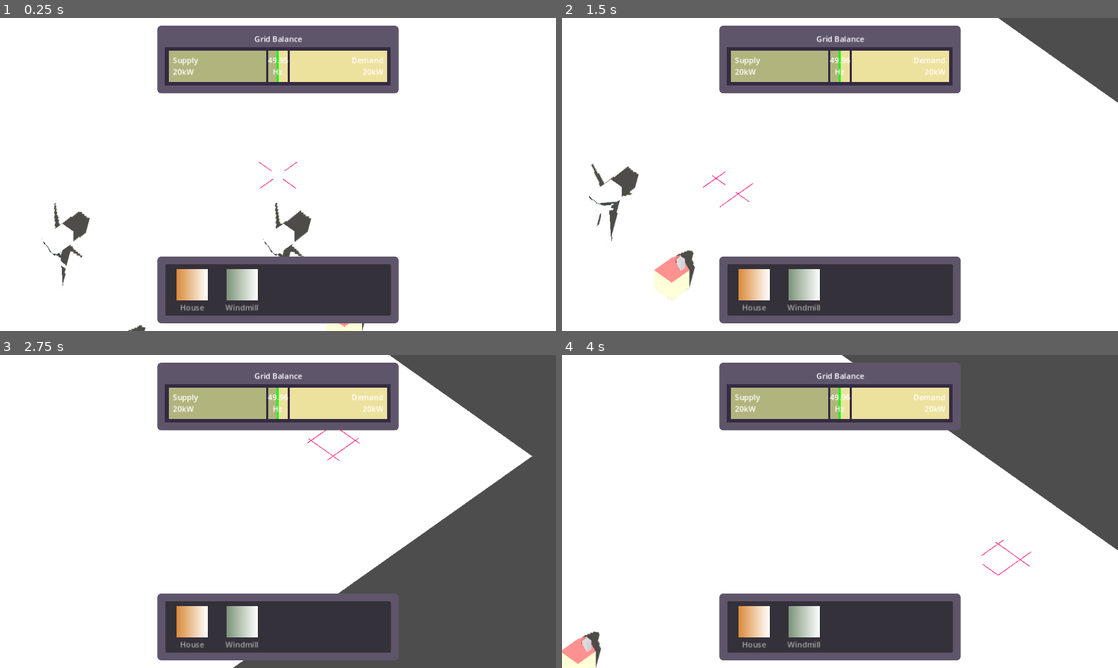
Above: before the commit, frames 1-4 (two rows, left to right).
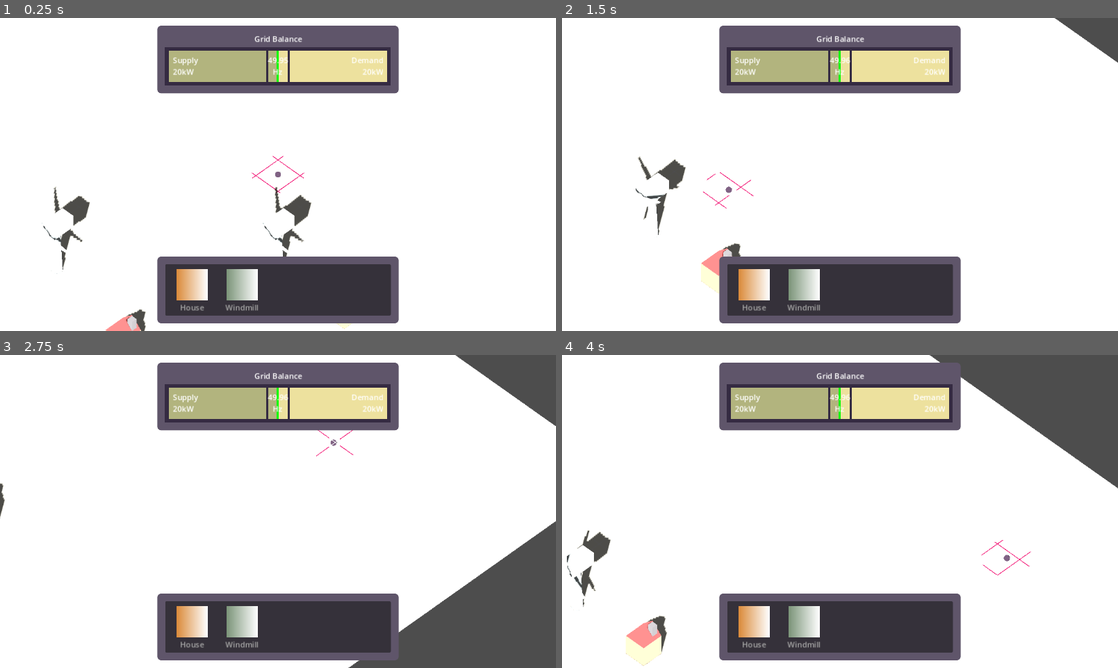
Above: after the commit, the same moments.

Repository: Vandebron/vandebron_game
Game: Godot game, scene res://world/main.tscn
Same seed, same stepped clock (60 frames per second), same inputs: the game is played once before the commit and once after it.
Inputs (mouse positions are in pixels of both pictures, inside the frame that each line leads up to):
- Up to frame 1 (0.25 s): no input
- Up to frame 2 (1.5 s): move the mouse to (962, 158) at 0.52 s; hold D (move_right) 0.53-1.28 s; click (962, 158) at 0.6 s; move the mouse to (728, 190) at 1.27 s; hold S (move_down) from 1.28 s (still down); click (728, 190) at 1.35 s
- Up to frame 3 (2.75 s): move the mouse to (333, 442) at 2.02 s; release S (move_down) at 2.03 s; hold D (move_right) from 2.03 s (still down); click (333, 442) at 2.1 s
- Up to frame 4 (4 s): move the mouse to (812, 574) at 2.77 s; release D (move_right) at 2.78 s; hold W (move_up) 2.78-3.53 s; click (812, 574) at 2.85 s; move the mouse to (1006, 558) at 3.52 s; hold A (move_left) from 3.53 s (still down); click (1006, 558) at 3.6 s

The runs differ from the first frame. In frame 1, 2.1% of the frame differs, in the area x 7-66%, y 44-100%; in frame 2, 4.6%; in frame 3, 12%, in the area x 0-100%, y 0-100%; in frame 4, 8.1%.

Commit message:
Add basic joypad support; fix grid align; snap cam

Diff:
--- a/library/camera_anchor.gd
+++ b/library/camera_anchor.gd
@@ -1,6 +1,7 @@
 extends Node3D
 
-@export var camera_speed: float = 10.0
+@export var pan_speed: float = 8.0
+@export var snap_speed: float = 5.0
 
 @onready var camera: Camera3D = %Camera3D
 
@@ -9,7 +10,13 @@
 	var input_raw: Vector2 = Input.get_vector("move_left", "move_right", "move_up", "move_down")
 	var input := Vector3(input_raw.x, 0.0, input_raw.y)
 
+	# As soon as we stop giving camera input, snap to the nearest grid cell
+	if input.is_zero_approx():
+		var snapped_pos: Vector3 = snapped(global_position, Constants.GRID_CELL_SIZE)
+		global_position = lerp(global_position, snapped_pos, delta * snap_speed)
+		return
+
 	global_transform = global_transform\
 		.rotated(Vector3.UP, -camera.global_rotation.y)\
-		.translated(input * delta * camera_speed)\
+		.translated(input * delta * pan_speed)\
 		.rotated(Vector3.UP, camera.global_rotation.y)
--- a/library/constants.gd
+++ b/library/constants.gd
@@ -3,3 +3,4 @@
 
 const GROUP_PRODUCER: String = "producer"
 const GROUP_CONSUMER: String = "consumer"
+const GRID_CELL_SIZE := Vector3(1.0, 1.0, 1.0)
--- a/library/input/input_util.gd
+++ b/library/input/input_util.gd
@@ -1,10 +1,23 @@
 extends Node
 
+enum DeviceType {MOUSE_KEYBOARD, CONTROLLER}
+
+var _device_type: DeviceType # TODO: Detect input device
 var _mouse_physics_layer: int
 
 
 func _ready() -> void:
 	_mouse_physics_layer = Utils.get_physics_layer("mouse")
+
+	#_device_type = DeviceType.CONTROLLER # Turn on to debug non-pc input
+
+
+func get_pointer_world_position(physics_space_state: PhysicsDirectSpaceState3D) -> Vector3:
+	match _device_type:
+		DeviceType.MOUSE_KEYBOARD:
+			return get_mouse_world_position(physics_space_state)
+		_:
+			return get_cursor_world_position(physics_space_state)
 
 
 func get_mouse_world_position(physics_space_state: PhysicsDirectSpaceState3D) -> Vector3:
@@ -12,7 +25,22 @@
 	var camera: Camera3D = Utils.get_camera()
 	var ray_origin: Vector3 = camera.project_ray_origin(mouse_position)
 	var ray_target: Vector3 = ray_origin + camera.project_ray_normal(mouse_position) * 2000.0
+	return _raycast_for_pointer_position(ray_origin, ray_target, physics_space_state)
 
+
+func get_cursor_world_position(physics_space_state: PhysicsDirectSpaceState3D) -> Vector3:
+	var camera: Camera3D = Utils.get_camera()
+	var ray_origin: Vector3 = camera.global_transform.origin
+	var ray_direction: Vector3 = -camera.global_transform.basis.z.normalized()
+	var ray_target: Vector3 = ray_origin + ray_direction * 1000.0
+	return _raycast_for_pointer_position(ray_origin, ray_target, physics_space_state)
+
+
+func _raycast_for_pointer_position(
+	ray_origin: Vector3,
+	ray_target: Vector3,
+	physics_space_state: PhysicsDirectSpaceState3D
+) -> Vector3:
 	var raycast_params := PhysicsRayQueryParameters3D.create(ray_origin, ray_target, _mouse_physics_layer)
 	raycast_params.collide_with_areas = true
 	raycast_params.collide_with_bodies = false
--- a/library/shader/grid.gdshader
+++ b/library/shader/grid.gdshader
@@ -7,9 +7,9 @@
 uniform vec2 offset = vec2(0.0);
 uniform float line_width = 0.1;
 uniform vec4 line_color : source_color = vec4(0.0, 0.0, 0.0, 1.0);
-uniform vec3 mouse_world_pos;
-uniform float mouse_circle_size = 1.5;
-uniform vec4 mouse_circle_color : source_color = vec4(0.0, 0.0, 0.0, 1.0);
+uniform vec3 pointer_world_pos;
+uniform float pointer_circle_size = 1.5;
+uniform vec4 pointer_circle_color : source_color = vec4(0.0, 0.0, 0.0, 1.0);
 uniform float ripple_ampl = 5.0;
 uniform float ripple_freq = 2.0;
 uniform float ripple_factor = 10.0;
@@ -28,22 +28,22 @@
 	// 1.0 if current fragment is a on line, 0.0 otherwise.
 	float is_line = step(line_ratio, pos_in_cell.x) * step(line_ratio, pos_in_cell.y);
 
-	float dist = distance(mouse_world_pos.xz, fragment_world_pos);
+	float dist = distance(pointer_world_pos.xz, fragment_world_pos);
 	float ripple = sin(dist * ripple_ampl - TIME * ripple_freq) * ripple_factor;
-	float mouse_circle_opacity = max(0.0, 1.0 - (dist / mouse_circle_size) + ripple);
+	float pointer_circle_opacity = max(0.0, 1.0 - (dist / pointer_circle_size) + ripple);
 	// TODO: These two steps should be able to be merged into one
-	mouse_circle_opacity = (1.0 - (dist / mouse_circle_size)) * mouse_circle_opacity;
-	mouse_circle_opacity = step(1.0, mouse_circle_opacity);
+	pointer_circle_opacity = (1.0 - (dist / pointer_circle_size)) * pointer_circle_opacity;
+	pointer_circle_opacity = step(1.0, pointer_circle_opacity);
 
 #ifdef LINE_CONTRAST
-	vec3 contrast = (mouse_circle_color.rgb - line_color.rgb) * 5.0;
-	ALBEDO = line_color.rgb + contrast * mouse_circle_opacity;
+	vec3 contrast = (pointer_circle_color.rgb - line_color.rgb) * 5.0;
+	ALBEDO = line_color.rgb + contrast * pointer_circle_opacity;
 #else
-	ALBEDO = mix(line_color.rgb, mouse_circle_color.rgb, mouse_circle_opacity);
+	ALBEDO = mix(line_color.rgb, pointer_circle_color.rgb, pointer_circle_opacity);
 #endif
 
 	ALPHA = (1.0 - is_line) * line_color.a;
 #ifdef RIPPLE_ON_SURFACE
-	ALPHA = mix(ALPHA, line_color.a, mouse_circle_opacity);
+	ALPHA = mix(ALPHA, line_color.a, pointer_circle_opacity);
 #endif
 }
--- a/library/ui/build_menu.gd
+++ b/library/ui/build_menu.gd
@@ -8,6 +8,7 @@
 		for building in buildings:
 			var index: int = add_item(building.display_name, building.image)
 			set_item_metadata(index, building)
+			set_item_tooltip(index, str("Build a ", building.display_name))
 
 
 func _ready() -> void:
--- a/object/builder/builder.gd
+++ b/object/builder/builder.gd
@@ -3,7 +3,6 @@
 
 signal build_done(node: Node3D, at_position: Vector3)
 
-const grid_cell_size := Vector3(1.0, 1.0, 1.0)
 var good_placement_color := Color.hex(0x8ab060ff)
 var bad_placement_color := Color.hex(0xb45252ff)
 
@@ -19,7 +18,7 @@
 var _collider: Area3D
 var _build_confirmed: bool
 var _build_position: Vector3
-var _mouse_pos: Vector3
+var _pointer_pos: Vector3
 var _hover_tween: Tween
 
 
@@ -31,10 +30,10 @@
 	if _build_confirmed:
 		return
 
-	_mouse_pos = InputUtil.get_mouse_world_position(_physics_space_state)
-	_mouse_pos = snapped(_mouse_pos, grid_cell_size)
+	_pointer_pos = InputUtil.get_pointer_world_position(_physics_space_state)
+	_pointer_pos = snapped(_pointer_pos, Constants.GRID_CELL_SIZE)
 
-	global_position = lerp(global_position, _mouse_pos, delta * 15.0)
+	global_position = lerp(global_position, _pointer_pos, delta * 15.0)
 
 	_highlight_material.albedo_color =\
 		bad_placement_color if _collider.has_overlapping_areas() else good_placement_color
@@ -45,7 +44,7 @@
 		return
 
 	_build_confirmed = true
-	_build_position = _mouse_pos
+	_build_position = _pointer_pos
 
 	_shape.hide()
 
--- a/object/terrain.gd
+++ b/object/terrain.gd
@@ -1,4 +1,7 @@
 extends MeshInstance3D
+
+# TODO: Crosshair should probably be on CameraAnchor, but I'm lazy
+@onready var crosshair: MeshInstance3D = %Crosshair
 
 var _physics_space_state: PhysicsDirectSpaceState3D
 
@@ -8,8 +11,10 @@
 func _ready() -> void:
 	_physics_space_state = get_world_3d().direct_space_state
 	grid_material = get_surface_override_material(0).next_pass as ShaderMaterial
+	grid_material.set_shader_parameter("cell_size", Constants.GRID_CELL_SIZE.x)
 
 
 func _process(_delta: float) -> void:
-	var mouse_pos: Vector3 = InputUtil.get_mouse_world_position(_physics_space_state)
-	grid_material.set_shader_parameter("mouse_world_pos", mouse_pos)
+	var pointer_pos: Vector3 = InputUtil.get_pointer_world_position(_physics_space_state)
+	grid_material.set_shader_parameter("pointer_world_pos", pointer_pos)
+	crosshair.global_position = pointer_pos
--- a/project.godot
+++ b/project.godot
@@ -53,6 +53,19 @@
 "events": [Object(InputEventKey,"resource_local_to_scene":false,"resource_name":"","device":-1,"window_id":0,"alt_pressed":false,"shift_pressed":false,"ctrl_pressed":false,"meta_pressed":false,"pressed":false,"keycode":0,"physical_keycode":83,"key_label":0,"unicode":115,"echo":false,"script":null)
 ]
 }
+build_confirm={
+"deadzone": 0.5,
+"events": [Object(InputEventMouseButton,"resource_local_to_scene":false,"resource_name":"","device":-1,"window_id":0,"alt_pressed":false,"shift_pressed":false,"ctrl_pressed":false,"meta_pressed":false,"button_mask":0,"position":Vector2(0, 0),"global_position":Vector2(0, 0),"factor":1.0,"button_index":1,"canceled":false,"pressed":false,"double_click":false,"script":null)
+, Object(InputEventJoypadButton,"resource_local_to_scene":false,"resource_name":"","device":-1,"button_index":0,"pressure":0.0,"pressed":false,"script":null)
+]
+}
+build_cancel={
+"deadzone": 0.5,
+"events": [Object(InputEventMouseButton,"resource_local_to_scene":false,"resource_name":"","device":-1,"window_id":0,"alt_pressed":false,"shift_pressed":false,"ctrl_pressed":false,"meta_pressed":false,"button_mask":0,"position":Vector2(0, 0),"global_position":Vector2(0, 0),"factor":1.0,"button_index":2,"canceled":false,"pressed":false,"double_click":false,"script":null)
+, Object(InputEventKey,"resource_local_to_scene":false,"resource_name":"","device":0,"window_id":0,"alt_pressed":false,"shift_pressed":false,"ctrl_pressed":false,"meta_pressed":false,"pressed":false,"keycode":0,"physical_keycode":4194305,"key_label":0,"unicode":0,"echo":false,"script":null)
+, Object(InputEventJoypadButton,"resource_local_to_scene":false,"resource_name":"","device":-1,"button_index":1,"pressure":0.0,"pressed":false,"script":null)
+]
+}
 
 [layer_names]
 
--- a/world/main.gd
+++ b/world/main.gd
@@ -17,11 +17,10 @@
 
 func _input(event: InputEvent) -> void:
 	if builder && is_instance_valid(builder):
-		if event is InputEventMouseButton && event.is_released():
-			if event.button_index == MOUSE_BUTTON_LEFT:
-				builder.confirm()
-			elif event.button_index == MOUSE_BUTTON_RIGHT:
-				builder.cancel()
+		if event.is_action_released("build_confirm"):
+			return builder.confirm()
+		if event.is_action_released("build_cancel"):
+			return builder.cancel()
 
 
 func _on_build_initiated(building: BuildingDef) -> void:
--- a/world/main.tscn
+++ b/world/main.tscn
@@ -27,12 +27,12 @@
 render_priority = 0
 shader = ExtResource("1_kb3f1")
 shader_parameter/cell_size = 1.0
-shader_parameter/offset = Vector2(1.5, 1.5)
+shader_parameter/offset = Vector2(0.5, 0.5)
 shader_parameter/line_width = 0.025
 shader_parameter/line_color = Color(1, 1, 1, 1)
-shader_parameter/mouse_world_pos = null
-shader_parameter/mouse_circle_size = 1.5
-shader_parameter/mouse_circle_color = Color(0.894118, 0, 0.439216, 1)
+shader_parameter/pointer_world_pos = null
+shader_parameter/pointer_circle_size = 1.5
+shader_parameter/pointer_circle_color = Color(0.894118, 0, 0.439216, 1)
 shader_parameter/ripple_ampl = 5.0
 shader_parameter/ripple_freq = 5.0
 shader_parameter/ripple_factor = 10.0
@@ -44,6 +44,21 @@
 albedo_color = Color(1, 0.992157, 0.94902, 1)
 roughness = 0.0
 
+[sub_resource type="SphereMesh" id="SphereMesh_8cux0"]
+radius = 0.1
+height = 0.2
+radial_segments = 16
+rings = 8
+
+[sub_resource type="StandardMaterial3D" id="StandardMaterial3D_scrrx"]
+no_depth_test = true
+diffuse_mode = 3
+specular_mode = 1
+albedo_color = Color(0.415686, 0.32549, 0.431373, 1)
+roughness = 0.0
+disable_receive_shadows = true
+billboard_mode = 2
+
 [sub_resource type="StyleBoxFlat" id="StyleBoxFlat_loqhr"]
 content_margin_left = 8.0
 content_margin_top = 8.0
@@ -106,7 +121,7 @@
 
 [node name="Camera3D" type="Camera3D" parent="SubViewportContainer/SubViewport/CameraAnchor"]
 unique_name_in_owner = true
-transform = Transform3D(0.707107, -0.5, 0.5, 2.4663e-16, 0.707107, 0.707107, -0.707107, -0.5, 0.5, 2.08165e-12, 5, 2.08165e-12)
+transform = Transform3D(0.707107, -0.5, 0.5, 2.4663e-16, 0.707107, 0.707107, -0.707107, -0.5, 0.5, 0.5, 5, 0.5)
 projection = 1
 current = true
 size = 10.0
@@ -129,6 +144,13 @@
 skeleton = NodePath("../../../..")
 surface_material_override/0 = SubResource("StandardMaterial3D_cqn2p")
 script = ExtResource("2_dqac5")
+
+[node name="Crosshair" type="MeshInstance3D" parent="SubViewportContainer/SubViewport/World/Terrain"]
+unique_name_in_owner = true
+cast_shadow = 0
+mesh = SubResource("SphereMesh_8cux0")
+skeleton = NodePath("../../../CameraAnchor")
+surface_material_override/0 = SubResource("StandardMaterial3D_scrrx")
 
 [node name="EnergyGrid" type="Node3D" parent="SubViewportContainer/SubViewport/World"]
 script = ExtResource("5_mqi84")
Not shown: 1 places in world/main.tscn that only renumber resources
